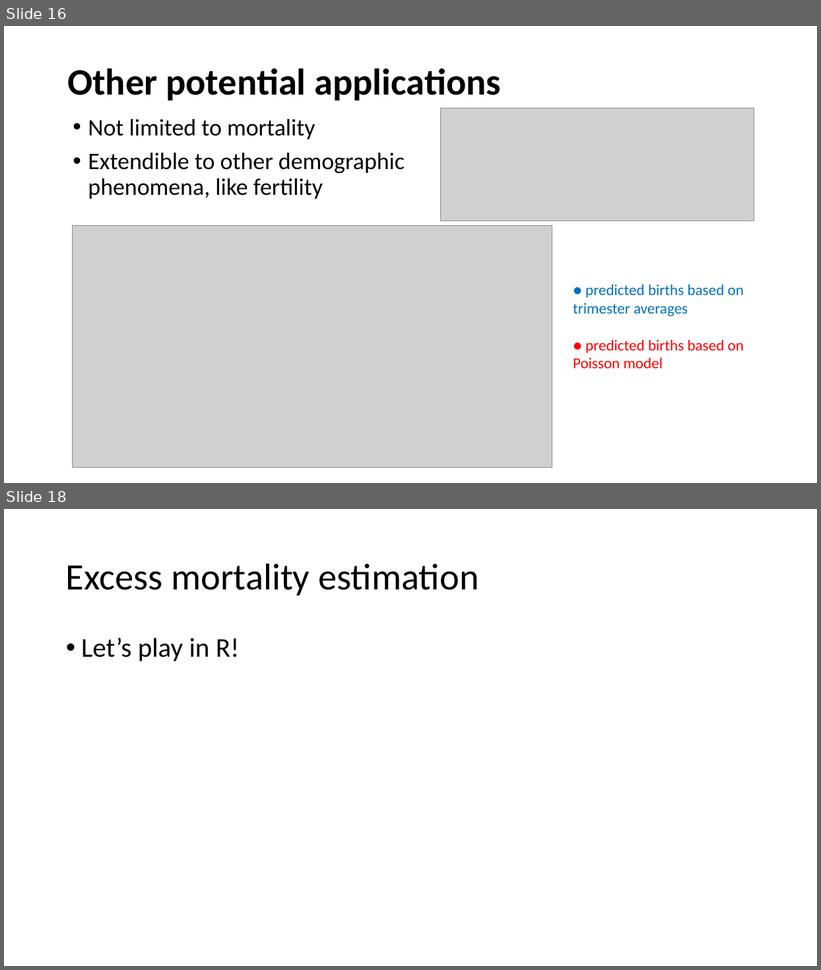
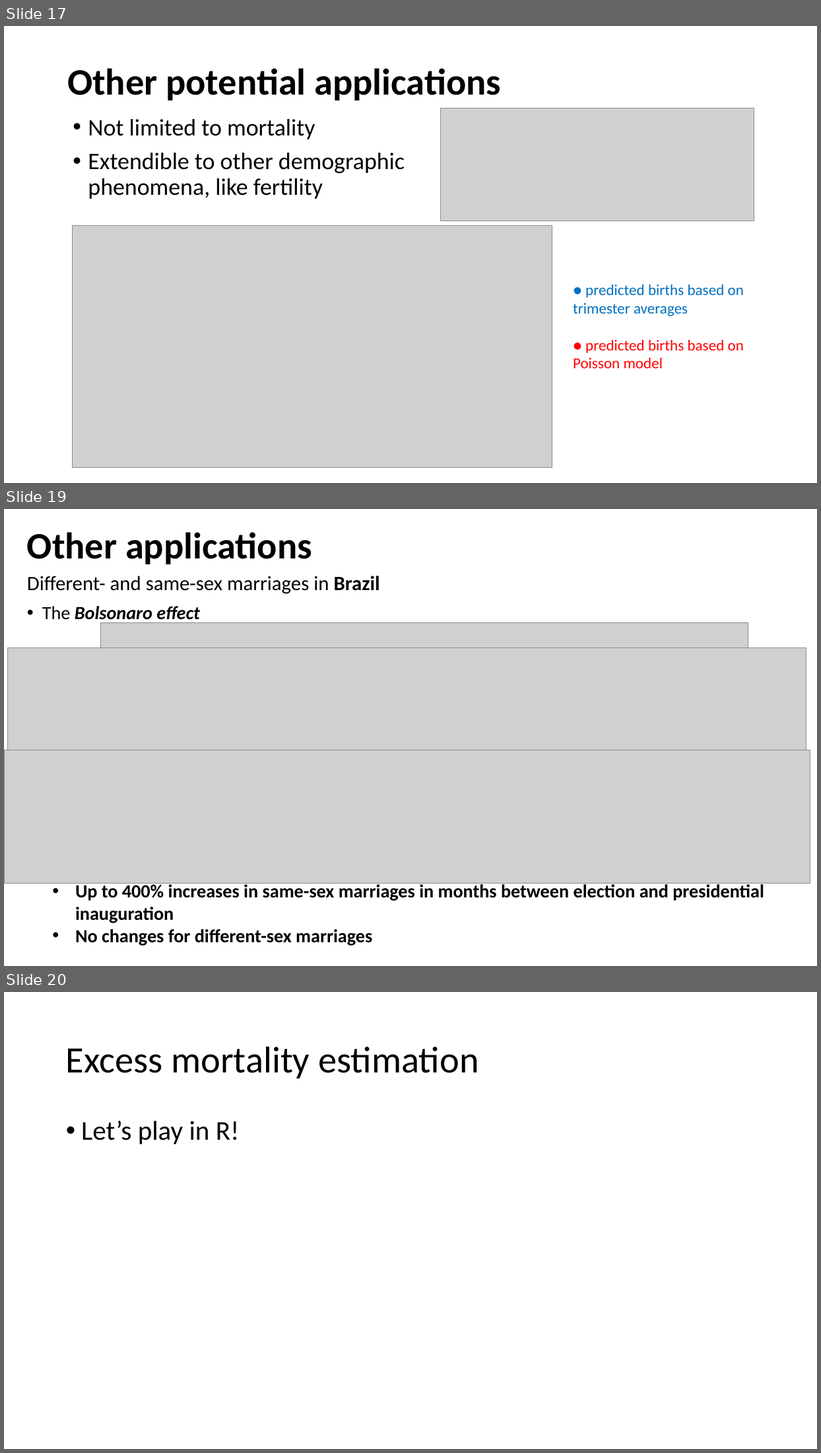
Before and after one commit to kikeacosta/edsd26_apc, a slide deck: slides/04_excess_mortality.pptx. Shown one above the other, each under a label of ours: slides 16 and 18 before the commit, slides 17, 19 and 20 after it; the slides between them are not shown. The pictures are 821x970 and 821x1453 pixels, drawn with LibreOffice and Linux fonts; fonts in the diff are those of the drawing; grey boxes stand for pictures. Boxes give left, top, right and bottom in pixels: in the first picture for what was removed or moved away, otherwise in the second. Text is boxed around its words. In the diff, an @@ line names an element or a change of style, - is before the commit and + after.

```diff
--- a/slides/04_excess_mortality.pptx
+++ b/slides/04_excess_mortality.pptx
@@ slide 19 added at (4, 509, 817, 966), background #FFFFFF @@
@@ text added at (27, 532, 312, 564), 44 pt, text #000000, bold @@
+Other applications
@@ text added at (27, 576, 380, 624), 24 pt, text #000000 @@
+Different- and same-sex marriages in Brazil
+• The Bolsonaro effect
@@ picture added at (100, 623, 748, 648) @@
@@ picture added at (8, 648, 806, 813) @@
@@ picture added at (4, 751, 811, 884) @@
@@ text added at (75, 883, 764, 946), 22 pt, text #000000, bold @@
+• Up to 400% increases in same-sex marriages in months between election and presidential inauguration
+• No changes for different-sex marriages
@@ what was slide 16 is now slide 17 @@
@@ what was slide 18 is now slide 20 @@
```
Also in this commit, not shown: 6 slides changed, 1 other slide added, 13 other files.
